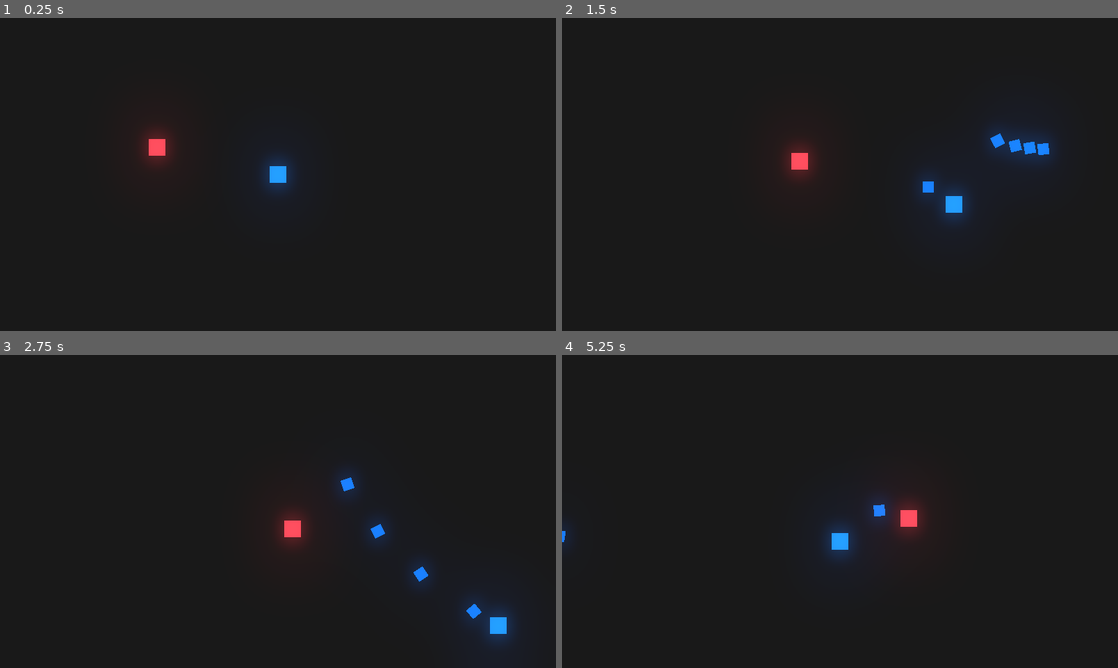
Above: before the commit, frames 1-4 (two rows, left to right).
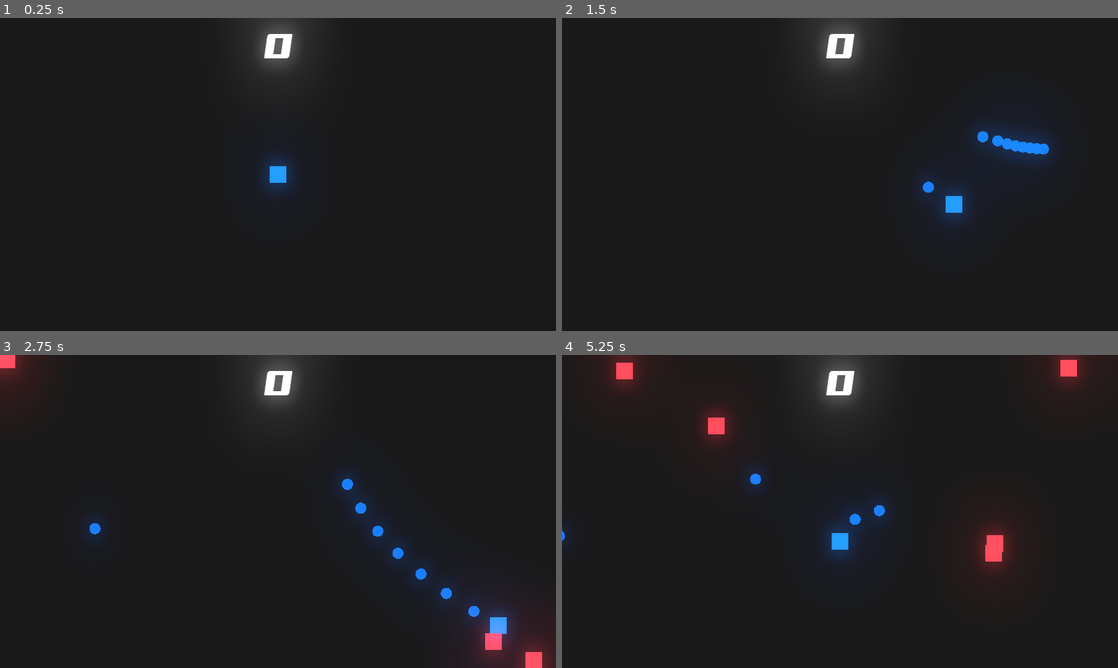
Above: after the commit, the same moments.

Repository: bakneko/WaveShooter
Game: Godot game, scene res://scenes/Arena.tscn
Two runs of this game, one before a commit and one after it. Both use one fixed random seed, a clock stepped at 60 frames per second and the inputs below.
Inputs (mouse positions are in pixels of both pictures, inside the frame that each line leads up to):
- Up to frame 1 (0.25 s): no input
- Up to frame 2 (1.5 s): tap Enter at 0.5 s; move the mouse to (962, 158) at 0.52 s; press the mouse at (962, 158) at 0.53 s; hold D (move_right) 0.53-1.28 s; move the mouse to (728, 190) at 1.27 s; release the mouse at (728, 190) at 1.28 s; hold S (move_down) from 1.28 s (still down); click (728, 190) at 1.35 s
- Up to frame 3 (2.75 s): move the mouse to (333, 442) at 2.02 s; release S (move_down) at 2.03 s; press the mouse at (333, 442) at 2.03 s; hold D (move_right) from 2.03 s (still down)
- Up to frame 4 (5.25 s): move the mouse to (812, 574) at 2.77 s; release D (move_right) at 2.78 s; release the mouse at (812, 574) at 2.78 s; hold W (move_up) 2.78-3.53 s; click (812, 574) at 2.85 s; move the mouse to (1006, 558) at 3.52 s; press the mouse at (1006, 558) at 3.53 s; hold A (move_left) 3.53-5.03 s; move the mouse to (673, 464) at 4.27 s; release the mouse at (673, 464) at 4.28 s; click (673, 464) at 4.35 s; move the mouse to (867, 511) at 5.02 s; press the mouse at (867, 511) at 5.03 s; hold S (move_down) from 5.03 s (still down)

The runs differ from the first frame. In frame 1, 2.0% of the frame differs, in the area x 25-55%, y 0-48%; in frame 2, 2.1%; in frame 3, 4.7%; in frame 4, 5.3%, in the area x 0-95%, y 0-71%.

Commit message:
完成教程 EP 6

Diff:
--- a/scenes/Arena.tscn
+++ b/scenes/Arena.tscn
@@ -1,8 +1,9 @@
-[gd_scene load_steps=5 format=2]
+[gd_scene load_steps=7 format=2]
 
 [ext_resource path="res://scenes/Player.tscn" type="PackedScene" id=1]
 [ext_resource path="res://scripts/Arena.gd" type="Script" id=2]
-[ext_resource path="res://scenes/Enemy.tscn" type="PackedScene" id=3]
+[ext_resource path="res://assets/YousheTitleBlack.ttf" type="DynamicFontData" id=3]
+[ext_resource path="res://scripts/Score.gd" type="Script" id=4]
 
 [sub_resource type="Environment" id=1]
 background_mode = 4
@@ -10,6 +11,11 @@
 glow_bloom = 0.15
 glow_blend_mode = 0
 glow_bicubic_upscale = true
+
+[sub_resource type="DynamicFont" id=2]
+size = 50
+use_filter = true
+font_data = ExtResource( 3 )
 
 [node name="Arena" type="Node2D"]
 script = ExtResource( 2 )
@@ -20,5 +26,33 @@
 [node name="WorldEnvironment" type="WorldEnvironment" parent="."]
 environment = SubResource( 1 )
 
-[node name="Enemy" parent="." instance=ExtResource( 3 )]
-position = Vector2( 162.79, 145.151 )
+[node name="EnemySpawnTimer" type="Timer" parent="."]
+wait_time = 0.75
+autostart = true
+
+[node name="UI" type="Node2D" parent="."]
+z_index = 20
+__meta__ = {
+"_editor_description_": "使用该Node2D而不是CanvasLayer的原因是，后面的屏幕震荡效果没法影响Canvas。
+另外需要让比分呆在屏幕最上面，所以设置 Z Index"
+}
+
+[node name="Control" type="Control" parent="UI"]
+margin_right = 640.0
+margin_bottom = 360.0
+__meta__ = {
+"_edit_use_anchors_": false
+}
+
+[node name="Score" type="Label" parent="UI/Control"]
+margin_right = 640.0
+margin_bottom = 80.0
+custom_fonts/font = SubResource( 2 )
+text = "100"
+align = 1
+script = ExtResource( 4 )
+__meta__ = {
+"_edit_use_anchors_": false
+}
+
+[connection signal="timeout" from="EnemySpawnTimer" to="." method="_on_EnemySpawnTimer_timeout"]
--- /dev/null
+++ b/scenes/BloodParticles.tscn
@@ -0,0 +1,29 @@
+[gd_scene load_steps=3 format=2]
+
+[ext_resource path="res://scripts/BloodParticles.gd" type="Script" id=1]
+[ext_resource path="res://assets/Circle.png" type="Texture" id=2]
+
+[node name="BloodParticles" type="CPUParticles2D"]
+z_index = -5
+amount = 15
+lifetime = 0.2
+explosiveness = 1.0
+texture = ExtResource( 2 )
+spread = 19.0
+gravity = Vector2( 0, 0 )
+initial_velocity = 658.0
+initial_velocity_random = 1.0
+scale_amount = 0.03
+scale_amount_random = 0.06
+color = Color( 0.760784, 0.14902, 0.188235, 0.8 )
+script = ExtResource( 1 )
+__meta__ = {
+"_editor_description_": "设置Z Index为负值，让粒子在下层显示"
+}
+
+[node name="FreezeBloodTimer" type="Timer" parent="."]
+wait_time = 0.15
+one_shot = true
+autostart = true
+
+[connection signal="timeout" from="FreezeBloodTimer" to="." method="_on_FreezeBloodTimer_timeout"]
--- a/scenes/Bullet.tscn
+++ b/scenes/Bullet.tscn
@@ -1,10 +1,10 @@
 [gd_scene load_steps=4 format=2]
 
-[ext_resource path="res://assets/Cube.png" type="Texture" id=1]
+[ext_resource path="res://assets/Circle.png" type="Texture" id=1]
 [ext_resource path="res://scripts/Bullet.gd" type="Script" id=2]
 
-[sub_resource type="RectangleShape2D" id=1]
-extents = Vector2( 140, 140 )
+[sub_resource type="CircleShape2D" id=1]
+radius = 140.0
 
 [node name="Bullet" type="Sprite"]
 modulate = Color( 0.0827637, 0.431229, 0.882813, 1 )
--- a/scenes/Enemy.tscn
+++ b/scenes/Enemy.tscn
@@ -1,7 +1,7 @@
 [gd_scene load_steps=4 format=2]
 
 [ext_resource path="res://assets/Cube.png" type="Texture" id=1]
-[ext_resource path="res://scenes/Enemy.gd" type="Script" id=2]
+[ext_resource path="res://scripts/Enemy.gd" type="Script" id=2]
 
 [sub_resource type="RectangleShape2D" id=1]
 extents = Vector2( 133.333, 133.333 )
--- a/scenes/Player.tscn
+++ b/scenes/Player.tscn
@@ -10,7 +10,7 @@
 script = ExtResource( 2 )
 
 [node name="ReloadTimer" type="Timer" parent="."]
-wait_time = 0.2
+wait_time = 0.1
 one_shot = true
 
 [connection signal="timeout" from="ReloadTimer" to="." method="_on_ReloadTimer_timeout"]
--- a/scripts/Arena.gd
+++ b/scripts/Arena.gd
@@ -1,7 +1,20 @@
 extends Node2D
+
+var enemy_1 = preload("res://scenes/Enemy.tscn")
 
 func _ready():
 	Global.node_creation_parent = self
+pass
 
 func _exit_tree():
 	Global.node_creation_parent = null
+	pass
+
+
+func _on_EnemySpawnTimer_timeout():
+	var enemy_position = Vector2(rand_range(-160,670), rand_range(-90,390))
+	while enemy_position.x < 640 and enemy_position.x > -80 or enemy_position.y < 360 and enemy_position.y  > -45:
+		enemy_position = Vector2(rand_range(-160,670), rand_range(-90,390))
+
+	Global.instance_node(enemy_1, enemy_position, self)
+	pass
--- /dev/null
+++ b/scripts/BloodParticles.gd
@@ -0,0 +1,11 @@
+extends CPUParticles2D
+
+func _on_FreezeBloodTimer_timeout():
+	set_process(false)
+	set_physics_process(false)
+	set_process_input(false)
+	set_process_internal(false)
+	set_process_unhandled_input(false)
+	set_process_unhandled_key_input(false)
+	# 完全禁止粒子
+	pass
--- a/scenes/Enemy.gd
+++ b/scripts/Enemy.gd
@@ -5,8 +5,9 @@
 var velocity = Vector2()
 
 var stun = false
+var hp = 3
 
-var hp = 3
+var blood_particles = preload("res://scenes/BloodParticles.tscn")
 
 func _process(delta):
 	if Global.player != null and !stun:
@@ -16,12 +17,19 @@
 		velocity = lerp(velocity, Vector2(0,0), 0.3)
 	global_position += velocity * speed * delta
 	if hp <= 0:
+		# add score
+		Global.score += 10
+		# instance node
+		if Global.node_creation_parent != null:
+			var blood_particles_instance = Global.instance_node(blood_particles, global_position, Global.node_creation_parent)
+			blood_particles_instance.rotation = velocity.angle()
 		queue_free()
 	pass
 
 
 func _on_HitBox_area_entered(area):
-	if area.is_in_group("enemy_damager"):
+	# 注意 stun == false, 防止在击退状态下再次“击退”
+	if area.is_in_group("enemy_damager") and !stun:
 		modulate = Color.white
 		velocity = - velocity * 6
 		hp -= 1
--- a/scripts/Global.gd
+++ b/scripts/Global.gd
@@ -2,8 +2,9 @@
 
 # 修复如果没有Parent的问题
 var node_creation_parent = null
+var player = null
 
-var player = null
+var score = 0
 
 # 全局的实例化子场景代码
 func instance_node(node, location, parent):
--- /dev/null
+++ b/scripts/Score.gd
@@ -0,0 +1,5 @@
+extends Label
+
+func _process(delta):
+	text = str(Global.score)
+	pass
Binary file added: assets/YousheTitleBlack.ttf
